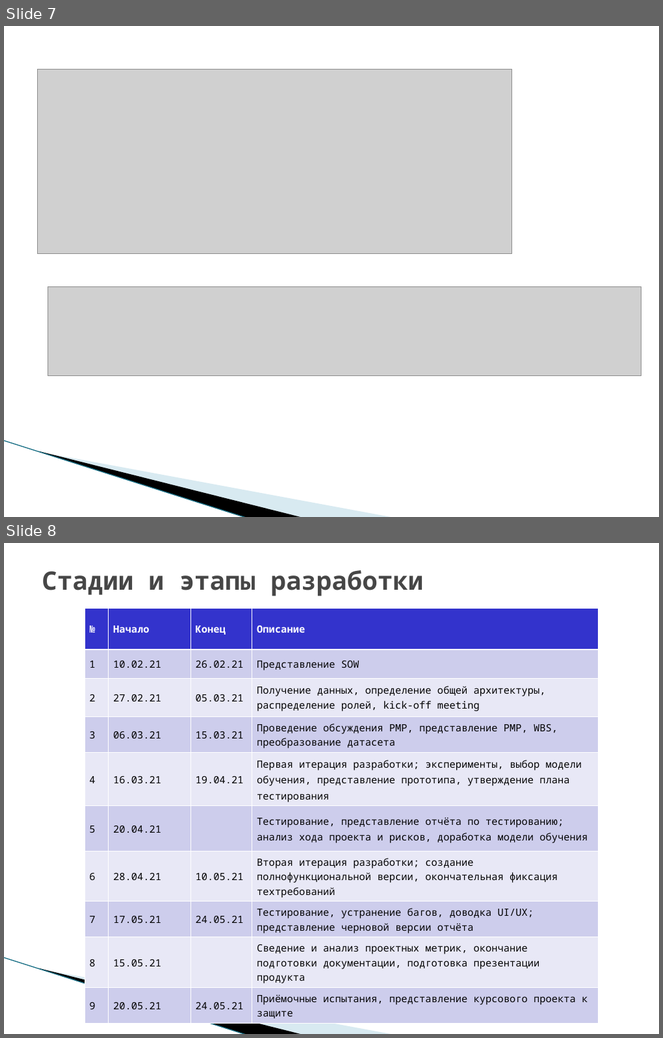
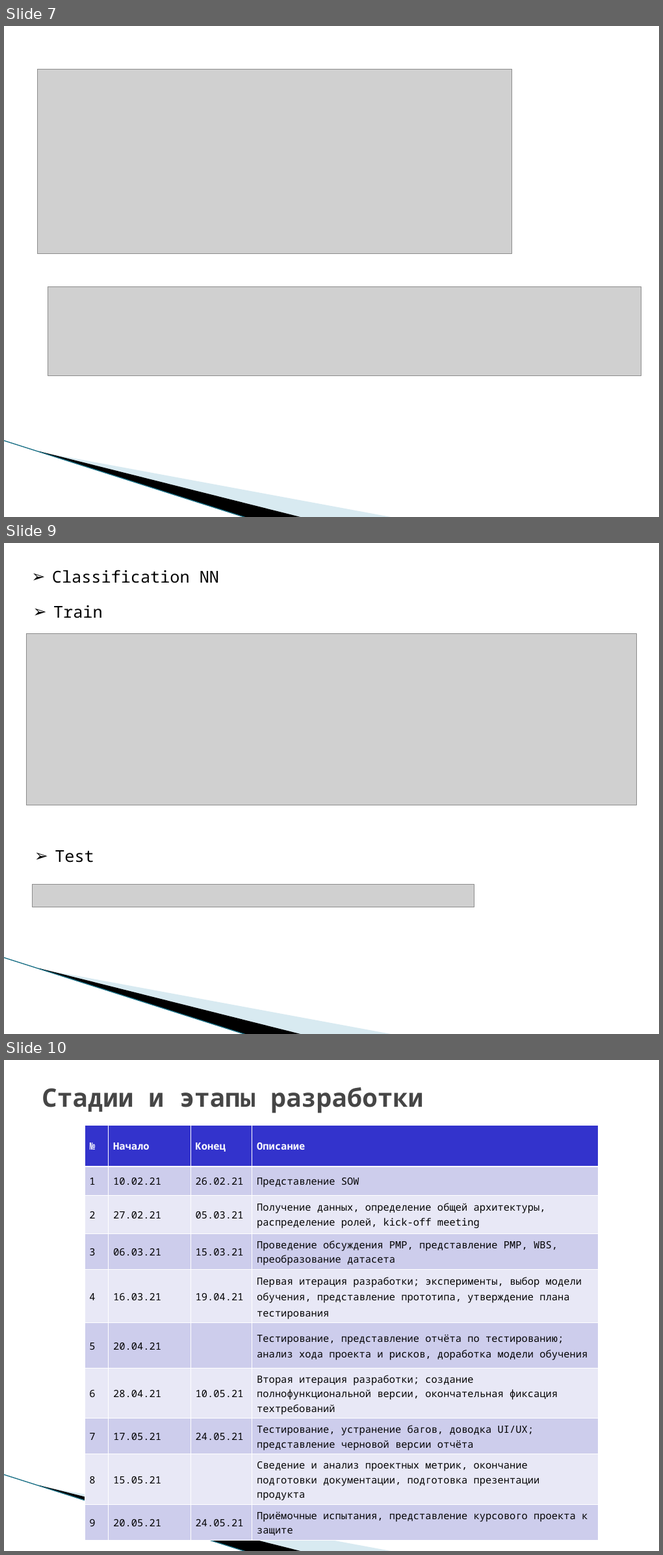
Before and after one commit to saviord7/applicant-service, a slide deck: reports/weekly reports/C09_RAS_final_report_LETI_2021.ppt. Shown one above the other, each under a label of ours: slides 7 and 8 before the commit, slides 7, 9 and 10 after it; the slides between them are not shown. The pictures are 663x1038 and 663x1555 pixels, drawn with LibreOffice and Linux fonts; fonts in the diff are those of the drawing; grey boxes stand for pictures; background and template pictures are left out. Boxes give left, top, right and bottom in pixels: in the first picture for what was removed or moved away, otherwise in the second. Text is boxed around its words. In the diff, an @@ line names an element or a change of style, - is before the commit and + after.

```diff
--- a/reports/weekly reports/C09_RAS_final_report_LETI_2021.ppt
+++ b/reports/weekly reports/C09_RAS_final_report_LETI_2021.ppt
@@ slide 9 added at (4, 543, 659, 1034), background #FFFFFF; not listed: 3 template elements that a slide beside it also shows @@
@@ text added at (52, 570, 219, 583), 18 pt, text #000000 @@
+➢ Classification NN
@@ text added at (53, 605, 103, 618), 18 pt, text #000000 @@
+➢ Train
@@ picture added at (26, 634, 636, 805) @@
@@ text added at (55, 850, 94, 863), 18 pt, text #000000 @@
+➢ Test
@@ picture added at (32, 885, 475, 907) @@
@@ what was slide 8 is now slide 10 @@
```
Also in this commit, not shown: 3 other slides added, 4 other files.
